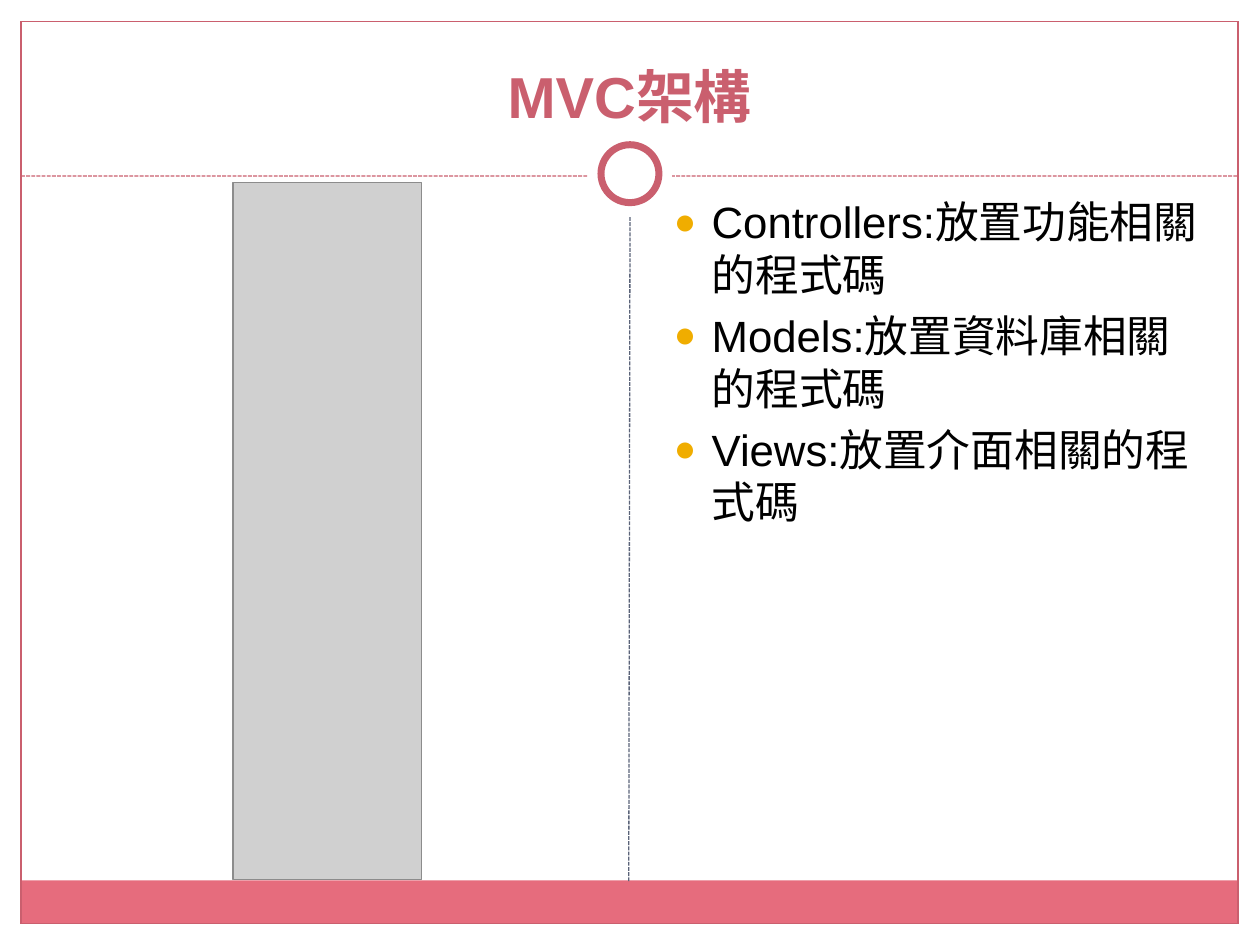
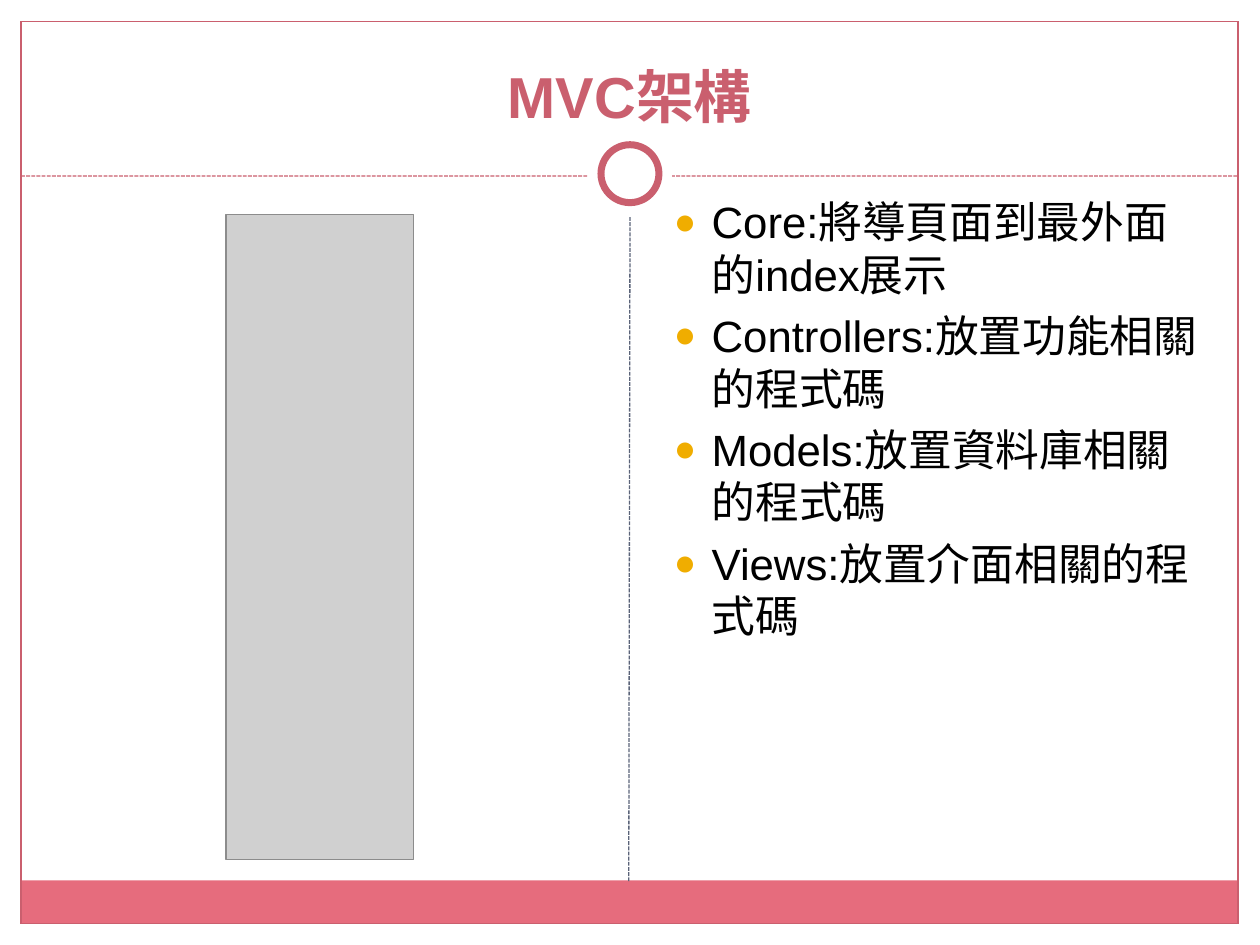
Before and after one commit to tsouleona/gitLab, a slide deck: slide 8 of small_project/data_project/沅淯駿營造有限公司.pptx. Drawn at 1260x945 pixels with LibreOffice and Linux fonts; fonts in the diff are those of the drawing; grey boxes stand for pictures; background and template pictures are left out. Boxes give left, top, right and bottom in pixels: in the first picture for what was removed or moved away, otherwise in the second. Text is boxed around its words. In the diff, an @@ line names an element or a change of style, - is before the commit and + after.

```diff
--- a/small_project/data_project/沅淯駿營造有限公司.pptx
+++ b/small_project/data_project/沅淯駿營造有限公司.pptx
@@ text at (712,203,1168,295): paragraph added @@
+● Core:將導頁面到最外面的index展示
@@ picture: place and size @@
-picture at (233,183,422,879)
+picture at (226,214,413,859)
```
Also in this commit, not shown: 1 other slide changed, 1 other file.
